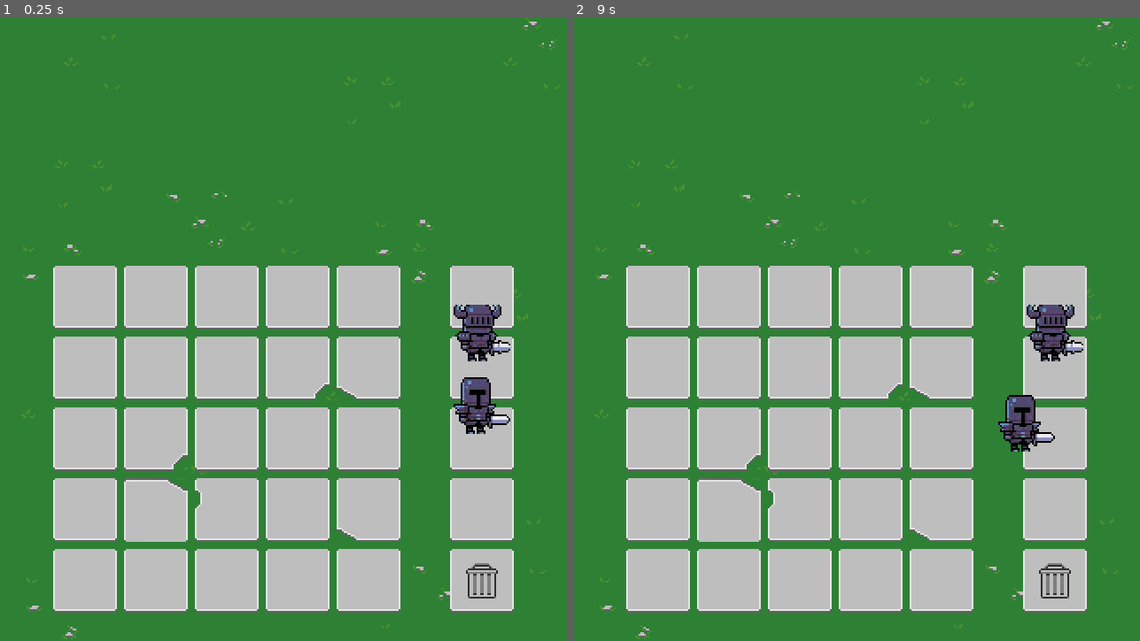
Above: before the commit, frames 1-2 (left to right).
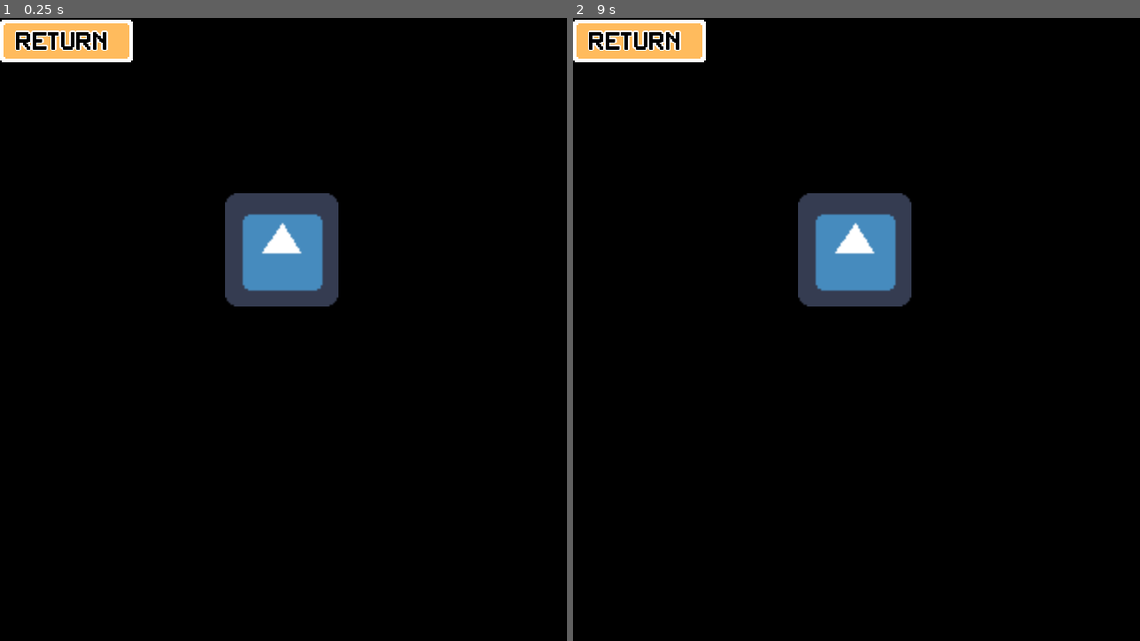
Above: after the commit, the same moments.

Repository: IFelipeSouzaI/DistrictJam
Game: Godot game, scene res://02_Scenes/Root.tscn
The game is run twice, just before and just after one commit, with the same random seed, the same clock (stepped at 60 frames per second) and the same inputs. The project has no main scene, so this scene is started directly. The engine's default icon, where the game draws it, is replaced by a stand-in: a white triangle on a blue panel in a dark square.
Inputs (mouse positions are in pixels of both pictures, inside the frame that each line leads up to):
- Up to frame 1 (0.25 s): no input
- Up to frame 2 (9 s): click (1054, 105) at 0.5 s, where only the run after the commit has a clickable "Guide"; click (641, 55) at 1.25 s, where only the run after the commit has a clickable "Return"; click (1054, 55) at 2 s, where only the run after the commit has a clickable "Start Battle"; click (1054, 55) at 2.75 s, where only the run after the commit has a clickable "Start Battle"; click (1054, 105) at 3.5 s, where only the run after the commit has a clickable "Guide"; click (1054, 55) at 4.25 s, where only the run after the commit has a clickable "Start Battle"; click (1054, 105) at 5 s, where only the run after the commit has a clickable "Guide"; move the mouse to (1054, 404) at 5.77 s; click (1054, 404) at 5.92 s; move the mouse to (1054, 335) at 6.52 s; click (1054, 335) at 6.67 s; move the mouse to (913, 192) at 7.27 s; click (913, 192) at 7.42 s; move the mouse to (828, 454) at 8.02 s; click (828, 454) at 8.17 s; move the mouse to (1026, 422) at 8.77 s; click (1026, 422) at 8.92 s

The runs differ from the first frame. In frame 1, 100% of the frame differs, in the area x 0-100%, y 0-100%; in frame 2, 100%.

Commit message:
ui update

Diff:
--- /dev/null
+++ b/DistrictJam4/01_Scripts/UI/UI.gd
@@ -0,0 +1,13 @@
+extends Control
+
+
+func _ready():
+	pass
+
+
+func _on_StartBattle_pressed():
+	pass # Replace with function body.
+
+
+func _on_Guide_pressed():
+	pass # Replace with function body.
--- a/DistrictJam4/02_Scenes/Root.tscn
+++ b/DistrictJam4/02_Scenes/Root.tscn
@@ -1,8 +1,25 @@
-[gd_scene load_steps=4 format=2]
+[gd_scene load_steps=12 format=2]
 
 [ext_resource path="res://03_Prefabs/WarriorTroop.tscn" type="PackedScene" id=1]
 [ext_resource path="res://03_Prefabs/BarbarianTroop.tscn" type="PackedScene" id=2]
 [ext_resource path="res://04_Sprites/Map/Base.png" type="Texture" id=3]
+[ext_resource path="res://04_Sprites/UI/ButtonBase_Normal.png" type="Texture" id=4]
+[ext_resource path="res://04_Sprites/UI/ButtonBase_Pressed.png" type="Texture" id=5]
+[ext_resource path="res://01_Scripts/UI/UI.gd" type="Script" id=6]
+[ext_resource path="res://07_Fontes/PixelSplitter-Bold.ttf" type="DynamicFontData" id=7]
+[ext_resource path="res://icon.png" type="Texture" id=8]
+
+[sub_resource type="DynamicFont" id=1]
+outline_size = 1
+font_data = ExtResource( 7 )
+
+[sub_resource type="DynamicFont" id=2]
+outline_size = 1
+font_data = ExtResource( 7 )
+
+[sub_resource type="DynamicFont" id=3]
+outline_size = 1
+font_data = ExtResource( 7 )
 
 [node name="Root" type="Node"]
 
@@ -17,3 +34,75 @@
 
 [node name="BarbarianTroop" parent="Troops" instance=ExtResource( 2 )]
 position = Vector2( 272, 178 )
+
+[node name="UI" type="Control" parent="."]
+margin_left = 234.0
+margin_top = 10.0
+margin_right = 309.0
+margin_bottom = 35.0
+script = ExtResource( 6 )
+
+[node name="StartBattle" type="TextureButton" parent="UI"]
+margin_right = 75.0
+margin_bottom = 25.0
+texture_normal = ExtResource( 4 )
+texture_pressed = ExtResource( 5 )
+
+[node name="Text" type="Label" parent="UI/StartBattle"]
+margin_left = 3.0
+margin_top = 7.0
+margin_right = 128.0
+margin_bottom = 27.0
+rect_scale = Vector2( 0.560002, 0.560002 )
+custom_colors/font_color = Color( 0, 0, 0, 1 )
+custom_fonts/font = SubResource( 1 )
+text = "Start Battle"
+
+[node name="Guide" type="TextureButton" parent="UI"]
+margin_top = 28.0
+margin_right = 75.0
+margin_bottom = 53.0
+texture_normal = ExtResource( 4 )
+texture_pressed = ExtResource( 5 )
+
+[node name="Text" type="Label" parent="UI/Guide"]
+margin_left = 20.0
+margin_top = 7.0
+margin_right = 78.0
+margin_bottom = 27.0
+rect_scale = Vector2( 0.56, 0.56 )
+custom_colors/font_color = Color( 0, 0, 0, 1 )
+custom_fonts/font = SubResource( 2 )
+text = "Guide"
+
+[node name="Guide" type="Control" parent="."]
+margin_right = 40.0
+margin_bottom = 40.0
+
+[node name="Bg" type="ColorRect" parent="Guide"]
+margin_right = 320.0
+margin_bottom = 356.0
+color = Color( 0, 0, 0, 1 )
+
+[node name="Sprite" type="Sprite" parent="Guide"]
+position = Vector2( 159, 131 )
+texture = ExtResource( 8 )
+
+[node name="Return" type="TextureButton" parent="Guide"]
+margin_right = 40.0
+margin_bottom = 40.0
+texture_normal = ExtResource( 4 )
+texture_pressed = ExtResource( 5 )
+
+[node name="Text" type="Label" parent="Guide/Return"]
+margin_left = 8.0
+margin_top = 5.0
+margin_right = 79.0
+margin_bottom = 25.0
+rect_scale = Vector2( 0.8, 0.8 )
+custom_colors/font_color = Color( 0, 0, 0, 1 )
+custom_fonts/font = SubResource( 3 )
+text = "Return"
+
+[connection signal="pressed" from="UI/StartBattle" to="UI" method="_on_StartBattle_pressed"]
+[connection signal="pressed" from="UI/Guide" to="UI" method="_on_Guide_pressed"]
Not shown, added: DistrictJam4/04_Sprites/UI/ButtonBase_Normal.png.import
Not shown, added: DistrictJam4/04_Sprites/UI/ButtonBase_Pressed.png.import
Binary file added: DistrictJam4/07_Fontes/PixelSplitter-Bold.ttf
